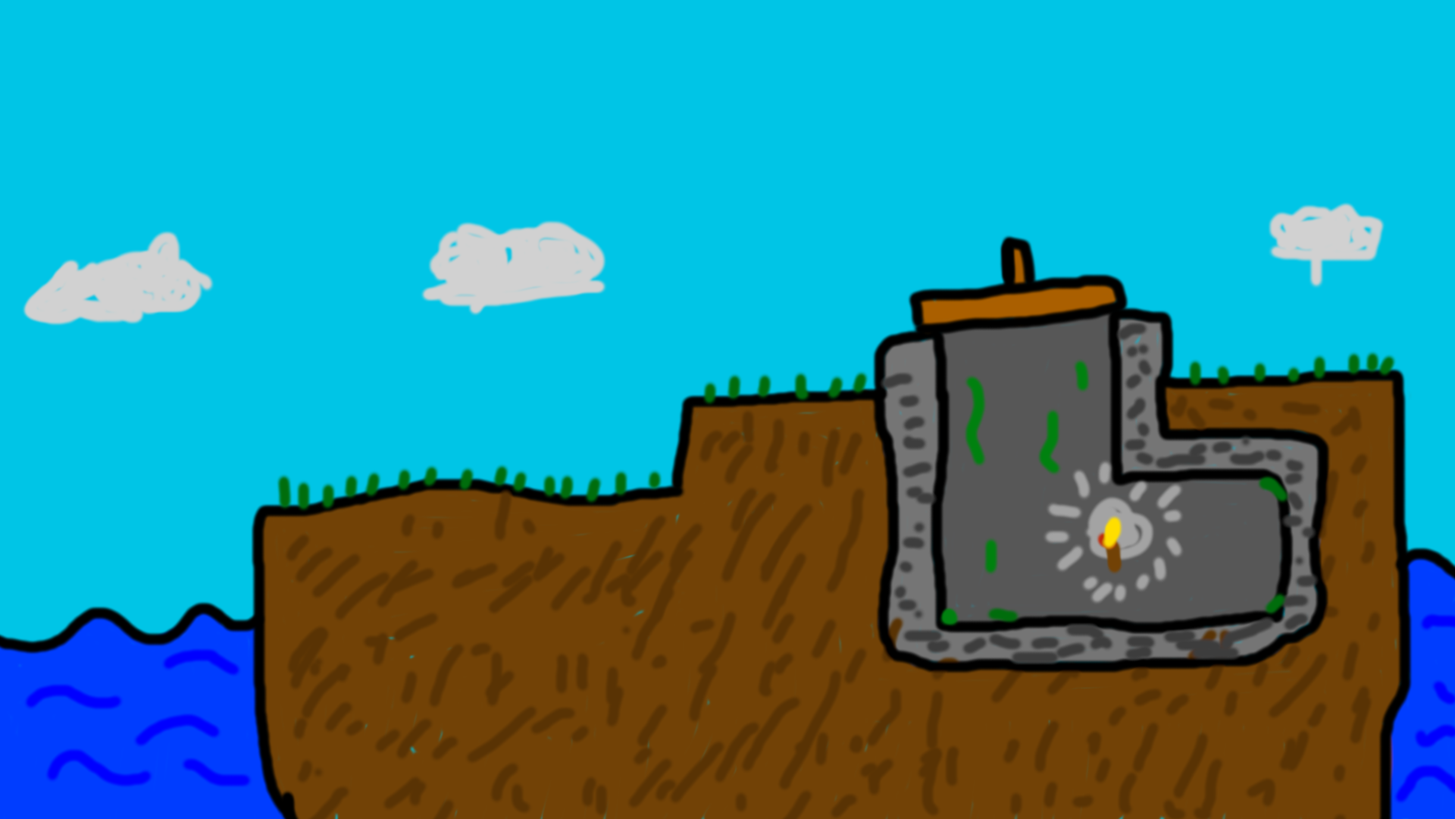
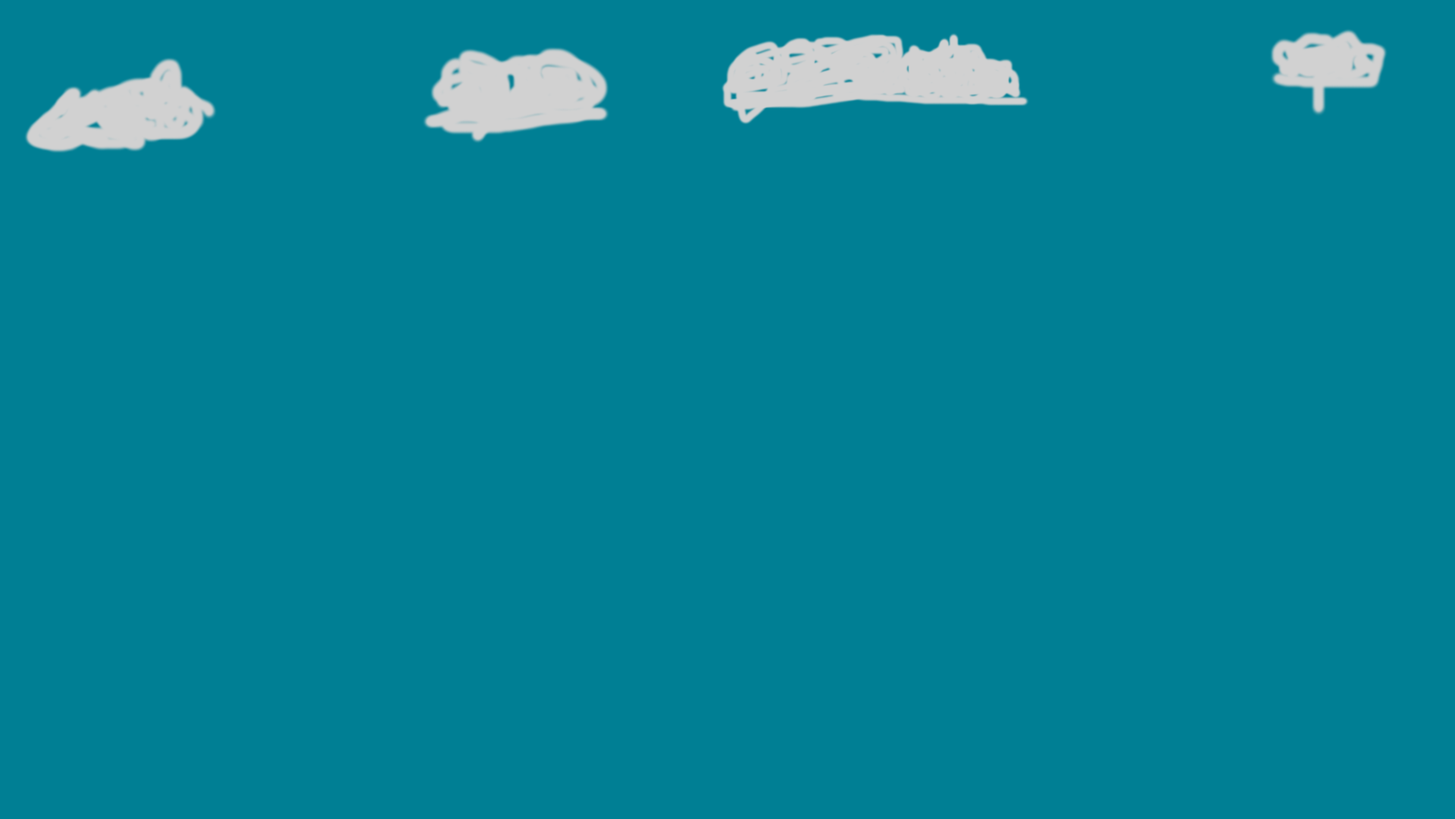
Comparing the layer stacks of the two 1455 x 819 images. Changes:
hid "lid" over (906, 233, 1131, 338)
hid "lidcolor" over (915, 241, 1122, 336)
hid "torch" over (1095, 513, 1125, 576)
hid "gras" over (275, 349, 1398, 514)
hid "WellDeco" over (938, 357, 1291, 628)
hid "Terrain" over (0, 305, 1455, 819)
hid "terraincolor" over (0, 300, 1455, 819)
painted on "Clouds" over (21, 28, 1389, 327)
painted on "Hintergrund" over (0, 0, 1455, 819)
